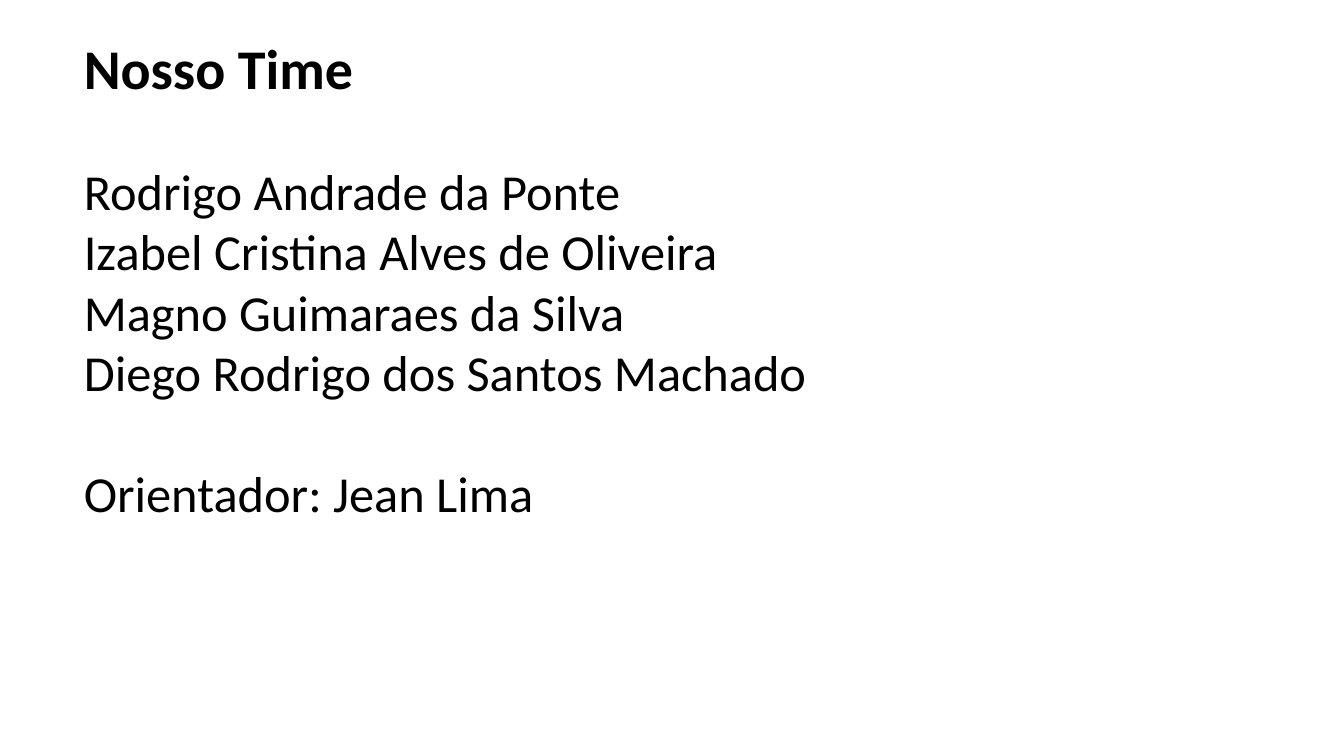
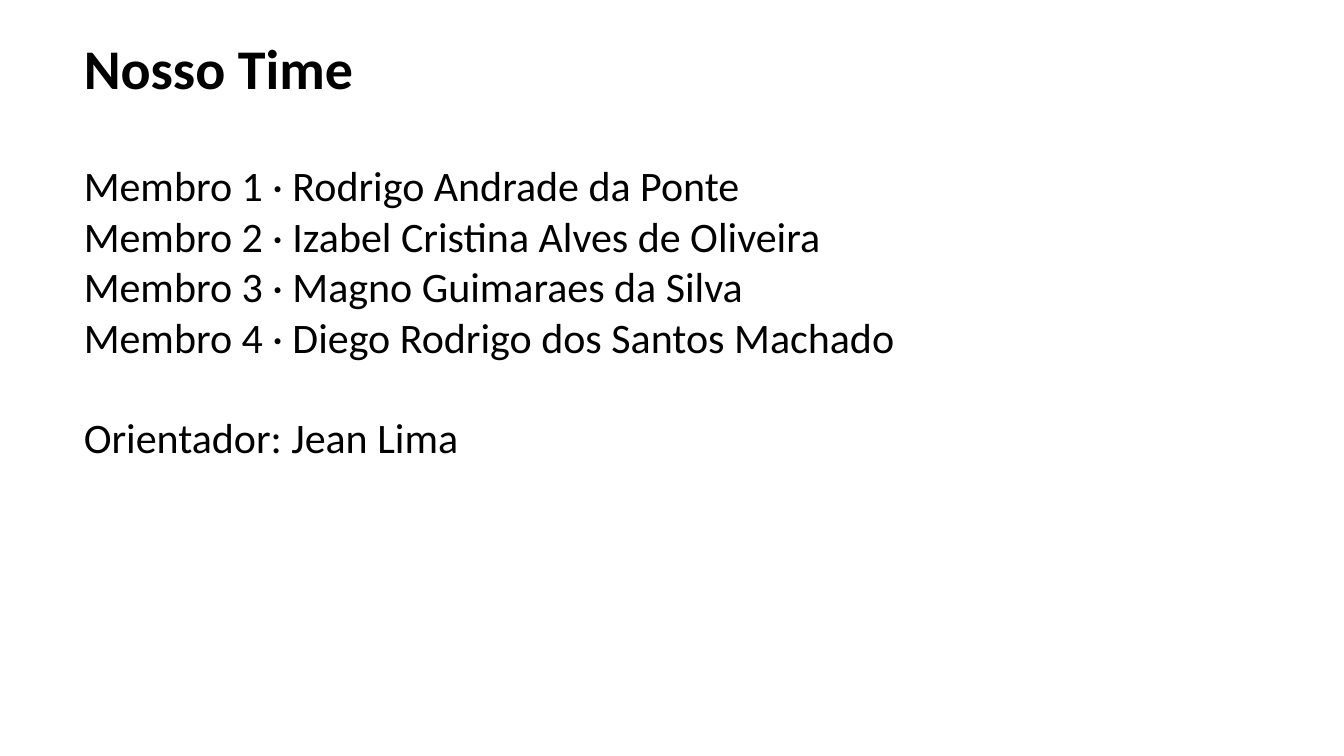
Before and after one commit to DiegoRSMachado/lavbox, a slide deck: slide 2 of docs/apresentacao/LAVBOX_apresentacao.pptx. Drawn at 1344x756 pixels with LibreOffice and Linux fonts; fonts in the diff are those of the drawing; background and template pictures are left out. Boxes give left, top, right and bottom in pixels: in the first picture for what was removed or moved away, otherwise in the second. Text is boxed around its words. In the diff, an @@ line names an element or a change of style, - is before the commit and + after.

```diff
--- a/docs/apresentacao/LAVBOX_apresentacao.pptx
+++ b/docs/apresentacao/LAVBOX_apresentacao.pptx
@@ text at (x1=84, y1=172, x2=894, y2=361): text changed; size 36 to 30 pt @@
-Rodrigo Andrade da Ponte
-Izabel Cristina Alves de Oliveira
-Magno Guimaraes da Silva
-Diego Rodrigo dos Santos Machado
+Membro 1 · Rodrigo Andrade da Ponte
+Membro 2 · Izabel Cristina Alves de Oliveira
+Membro 3 · Magno Guimaraes da Silva
+Membro 4 · Diego Rodrigo dos Santos Machado
@@ text at (x1=84, y1=424, x2=458, y2=454): size 36 to 30 pt in "Orientador: Jean Lima" @@
```
Also in this commit, not shown: 2 other files.
